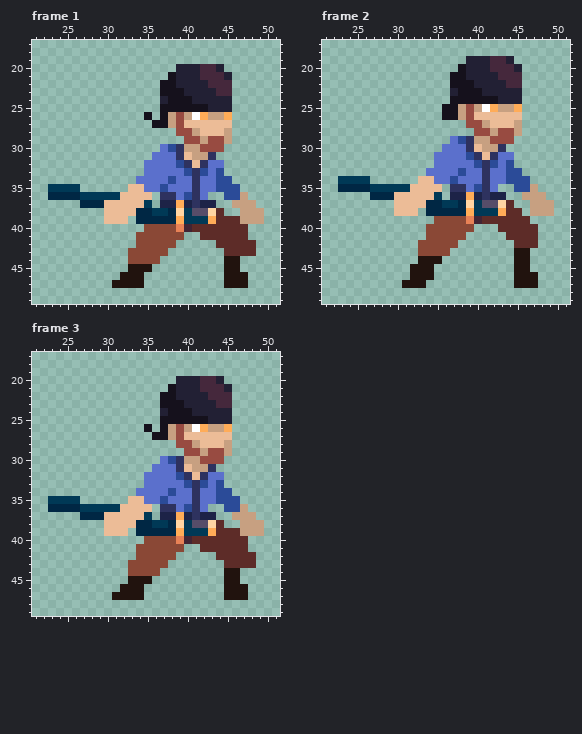
Pixel-art file, stored at NeverShallWeDie/Assets/Sprites/Player/Healing.aseprite. Above, as it was before the edit.
80x64 pixels, 4 frames. Shown: frame 1: x 21..51, y 17..49; frame 2: x 21..51, y 17..49; frame 3: x 21..51, y 17..49. The commit also changed other frames, which this record leaves out.
New version:
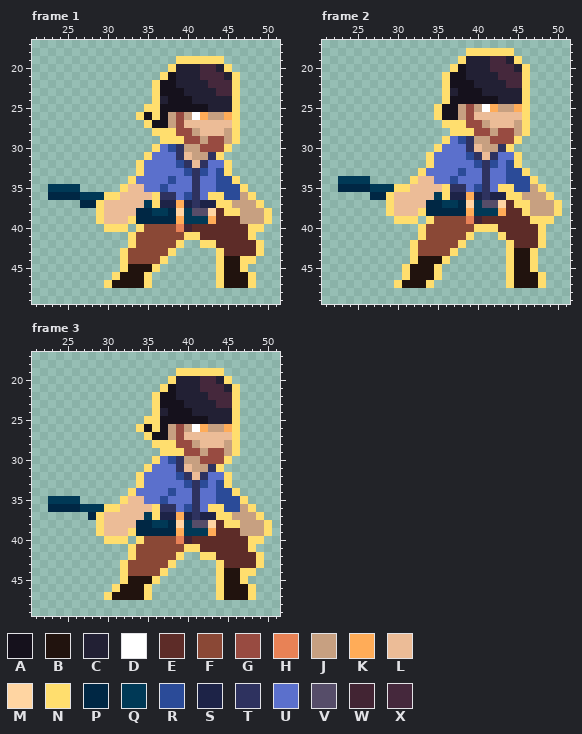
Palette (. is transparent): A #15111c  B #21130e  C #222034  D #ffffff  E #5d2c28  F #8a4836  G #984b41  H #e88256  J #c7a081  K #ffac58  L #ecbc97  M #ffd5a2  N #ffde6e  P #002744  Q #003956  R #2b4b98  S #1d2347  T #2e325f  U #5b70cc  V #564d69  W #422433  X #45283c
Message: upd healing particle
Difference:
layer "Flattened" added
layer "Sword" removed
--- frame 1, layer "Flattened"
@@ x 21..51 @@
 18 ...............................
-19 ...............................
-20 ..................CCCXXC.......
-21 .................ACCCXXXC......
-22 ................AACCCCXXX......
-23 ................AAACCCCXX......
-24 ................CAAACCCCC......
-25 ................AAAAAACCC......
-26 ..............A.AJGJDKJJK......
-27 ...............AAJGLLLLLL......
-28 ..................GGJLLLJ......
-29 ...................GGJGGJ......
-30 ................URTJJGGG.......
-31 ...............UUUTLJJT........
-32 ..............UUUURTLTUU.......
-33 ..............UUUUURTRUR.......
-34 .............UUUURUUTUURR......
-35 ..QQQQ......LLUURUUUTUURRR.....
-36 ..PPPPQQQQQLLLL.TTURTU..RRJ....
-37 ......PPPLLLLLQ.SSKSTSS..JJJ...
-38 .........LLLLPPQQPMQVVME..JJJ..
-39 .........LLL.PPPPPKQQQKEEEJJJ..
-40 ..............FFFFHWEEEEEEE....
-41 .............FFFFFF..EEEEEE....
-42 .............FFFFF.....EEEEE...
-43 ............FFFFF.......EEEE...
-44 ............FFFF........BB.....
-45 ............BBB.........BB.....
-46 ...........BBB..........BBB....
-47 ..........BBBB..........BBB....
+19 ..................NNNNNN.......
+20 .................NCCCXXCN......
+21 ................NACCCXXXCN.....
+22 ...............NAACCCCXXXN.....
+23 ...............NAAACCCCXXN.....
+24 ...............NCAAACCCCCN.....
+25 ..............NNAAAAAACCCN.....
+26 .............NANAJGJDKJJKN.....
+27 ..............NAAJGLLLLLLN.....
+28 ...............NNNGGJLLLJN.....
+29 ................NNNGGJGGJN.....
+30 ...............NURTJJGGGN......
+31 ..............NUUUTLJJTN.......
+32 .............NUUUURTLTUUN......
+33 .............NUUUUURTRURN......
+34 ............NUUUURUUTUURRN.....
+35 ..QQQQ.....NLLUURUUUTUURRRN....
+36 ..PPPPQQQNNLLLLNTTURTUNNRRJN...
+37 ......PPNLLLLLQNSSKSTSSNNJJJN..
+38 ........NLLLLPPQQPMQVVMENNJJJN.
+39 ........NLLLNPPPPPKQQQKEEEJJJN.
+40 .........NNN.NFFFFHWEEEEEEENN..
+41 ............NFFFFFFNNEEEEEEN...
+42 ............NFFFFFN..NNEEEEEN..
+43 ...........NFFFFFN.....NEEEEN..
+44 ...........NFFFFN......NBBNN...
+45 ...........NBBBN.......NBBN....
+46 ..........NBBBN........NBBBN...
+47 .........NBBBBN........NBBBN...
 48 ...............................
--- frame 2, layer "Flattened"
@@ x 21..51 @@
 17 ...............................
-18 ...............................
-19 ..................CCCXXC.......
-20 .................ACCCXXXC......
-21 ................AACCCCXXX......
-22 ................AAACCCCXX......
-23 ................CAAACCCCC......
-24 ................AAAAAACCC......
-25 ...............AAJGJDKJJK......
-26 ...............AAJGLLLLLL......
-27 ..................GGJLLLJ......
-28 ...................GGJGGJ......
-29 ................URTJJGGG.......
-30 ...............UUUTLJJT........
-31 ..............UUUURTLTUU.......
-32 ..............UUUUURTRUR.......
-33 .............UUUURUUTUURR......
-34 ..QQQQ......LLUURUUUTUURRR.....
-35 ..PPPPQQQQQLLLL.TTURTU..RRJ....
-36 ......PPPLLLLLQ.SSKSTSS..JJJ...
-37 .........LLLLPPQQPMQVVME..JJJ..
-38 .........LLL.PPPPPKQQQKEE.JJJ..
-39 ..............FFFFHWEEEEEE.....
-40 .............FFFFFF...EEEEE....
-41 .............FFFFF.....EEEE....
-42 ............FFFFF.......EEE....
-43 ............FFFF........BB.....
-44 ............BBB.........BB.....
-45 ...........BBB..........BB.....
-46 ...........BBB..........BBB....
-47 ..........BBB...........BBB....
+18 ..................NNNNNN.......
+19 .................NCCCXXCN......
+20 ................NACCCXXXCN.....
+21 ...............NAACCCCXXXN.....
+22 ...............NAAACCCCXXN.....
+23 ...............NCAAACCCCCN.....
+24 ...............NAAAAAACCCN.....
+25 ..............NAAJGJDKJJKN.....
+26 ..............NAAJGLLLLLLN.....
+27 ...............NNNGGJLLLJN.....
+28 ................NNNGGJGGJN.....
+29 ...............NURTJJGGGN......
+30 ..............NUUUTLJJTN.......
+31 .............NUUUURTLTUUN......
+32 .............NUUUUURTRURN......
+33 ............NUUUURUUTUURRN.....
+34 ..QQQQ.....NLLUURUUUTUURRRN....
+35 ..PPPPQQQNNLLLLNTTURTUNNRRJN...
+36 ......PPNLLLLLQNSSKSTSSNNJJJN..
+37 ........NLLLLPPQQPMQVVMENNJJJN.
+38 ........NLLLNPPPPPKQQQKEENJJJN.
+39 .........NNN.NFFFFHWEEEEEENNN..
+40 ............NFFFFFFNNNEEEEEN...
+41 ............NFFFFFN...NEEEEN...
+42 ...........NFFFFFN.....NEEEN...
+43 ...........NFFFFN......NBBN....
+44 ...........NBBBN.......NBBN....
+45 ..........NBBBN........NBBN....
+46 ..........NBBBN........NBBBN...
+47 .........NBBBN.........NBBBN...
 48 ...............................
--- frame 3
@@ x 21..51 @@
 18 ...............................
-19 ...............................
-20 ..................CCCXXC.......
-21 .................ACCCXXXC......
-22 ................AACCCCXXX......
-23 ................AAACCCCXX......
-24 ................CAAACCCCC......
-25 ................AAAAAACCC......
-26 ..............A.AJGJDKJJK......
-27 ...............AAJGLLLLLL......
-28 ..................GGJLLLJ......
-29 ...................GGJGGJ......
-30 ................URTJJGGG.......
-31 ...............UUUTLJJT........
-32 ..............UUUURTLTUU.......
-33 ..............UUUUURTRUR.......
-34 .............UUUURUUTUURR......
-35 ..QQQQ......LLUURUUUTUURRR.....
-36 ..PPPPQQQQQLLLL.TTURTU..RRJ....
-37 ......PPPLLLLLQ.SSKSTSS..JJJ...
-38 .........LLLLPPQQPMQVVME..JJJ..
-39 .........LLL.PPPPPKQQQKEEEJJJ..
-40 ..............FFFFHWEEEEEEE....
-41 .............FFFFFF..EEEEEE....
-42 .............FFFFF.....EEEEE...
-43 ............FFFFF.......EEEE...
-44 ............FFFF........BB.....
-45 ............BBB.........BB.....
-46 ...........BBB..........BBB....
-47 ..........BBBB..........BBB....
+19 ..................NNNNNN.......
+20 .................NCCCXXCN......
+21 ................NACCCXXXCN.....
+22 ...............NAACCCCXXXN.....
+23 ...............NAAACCCCXXN.....
+24 ...............NCAAACCCCCN.....
+25 ..............NNAAAAAACCCN.....
+26 .............NANAJGJDKJJKN.....
+27 ..............NAAJGLLLLLLN.....
+28 ...............NNNGGJLLLJN.....
+29 ................NNNGGJGGJN.....
+30 ...............NURTJJGGGN......
+31 ..............NUUUTLJJTN.......
+32 .............NUUUURTLTUUN......
+33 .............NUUUUURTRURN......
+34 ............NUUUURUUTUURRN.....
+35 ..QQQQ.....NLLUURUUUTUURRRN....
+36 ..PPPPQQQNNLLLLNTTURTUNNRRJN...
+37 .......PNLLLLLQNSSKSTSSNNJJJN..
+38 ........NLLLLPPQQPMQVVMENNJJJN.
+39 ........NLLLNPPPPPKQQQKEEEJJJN.
+40 .........NNN.NFFFFHWEEEEEEENN..
+41 ............NFFFFFFNNEEEEEEN...
+42 ............NFFFFFN..NNEEEEEN..
+43 ...........NFFFFFN.....NEEEEN..
+44 ...........NFFFFN......NBBNN...
+45 ...........NBBBN.......NBBN....
+46 ..........NBBBN........NBBBN...
+47 .........NBBBBN........NBBBN...
 48 ...............................
Where, in picture pixels (left, top, right, bottom), the same in both pictures:
changed: (96, 56, 272, 288)
changed: (386, 48, 562, 288)
changed: (80, 368, 272, 600)
